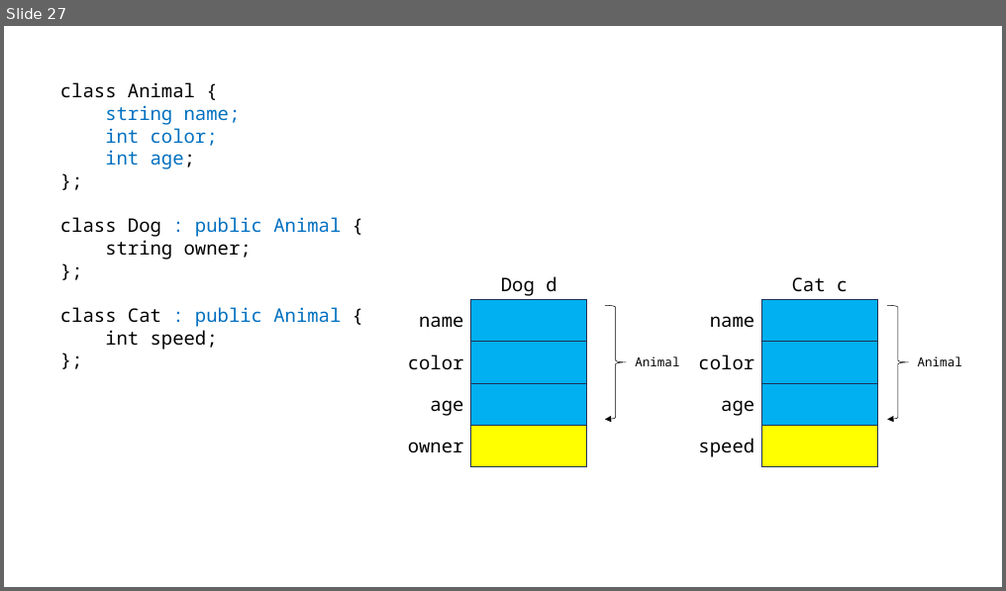
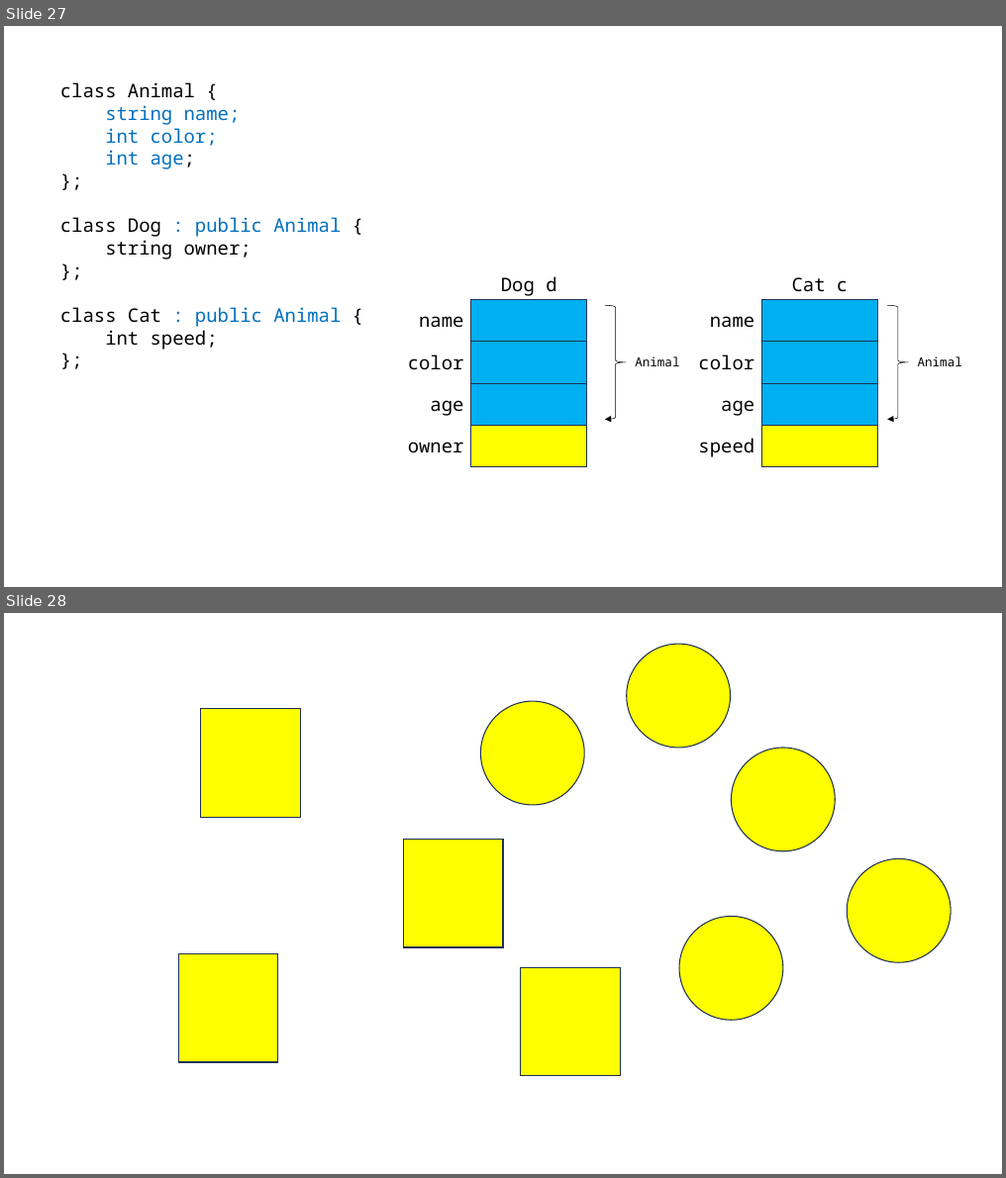
Before and after one commit to loopinf/cpp_230619, a slide deck: 230619.pptx. Shown one above the other, each under a label of ours: slide 27 before the commit, slides 27 and 28 after it. The pictures are 1006x591 and 1006x1178 pixels, drawn with LibreOffice and Linux fonts; fonts in the diff are those of the drawing. Boxes give left, top, right and bottom in pixels: in the first picture for what was removed or moved away, otherwise in the second. Text is boxed around its words. In the diff, an @@ line names an element or a change of style, - is before the commit and + after.

```diff
--- a/230619.pptx
+++ b/230619.pptx
@@ slide 28 added at [4,613,1002,1174], background #FFFFFF @@
@@ ellipse added at [627,644,731,748], fill #FFFF00, outline #1E3256 1 pt @@
@@ ellipse added at [481,701,585,805], fill #FFFF00, outline #1E3256 1 pt @@
@@ rectangle added at [201,709,300,817], fill #FFFF00, outline #1E3256 1 pt @@
@@ ellipse added at [732,748,836,852], fill #FFFF00, outline #1E3256 1 pt @@
@@ rectangle added at [404,840,503,948], fill #FFFF00, outline #1E3256 1 pt @@
@@ ellipse added at [846,860,951,963], fill #FFFF00, outline #1E3256 1 pt @@
@@ ellipse added at [679,916,783,1020], fill #FFFF00, outline #1E3256 1 pt @@
@@ rectangle added at [178,955,278,1062], fill #FFFF00, outline #1E3256 1 pt @@
@@ rectangle added at [521,968,620,1076], fill #FFFF00, outline #1E3256 1 pt @@
```
Also in this commit, not shown: 2 other files.
